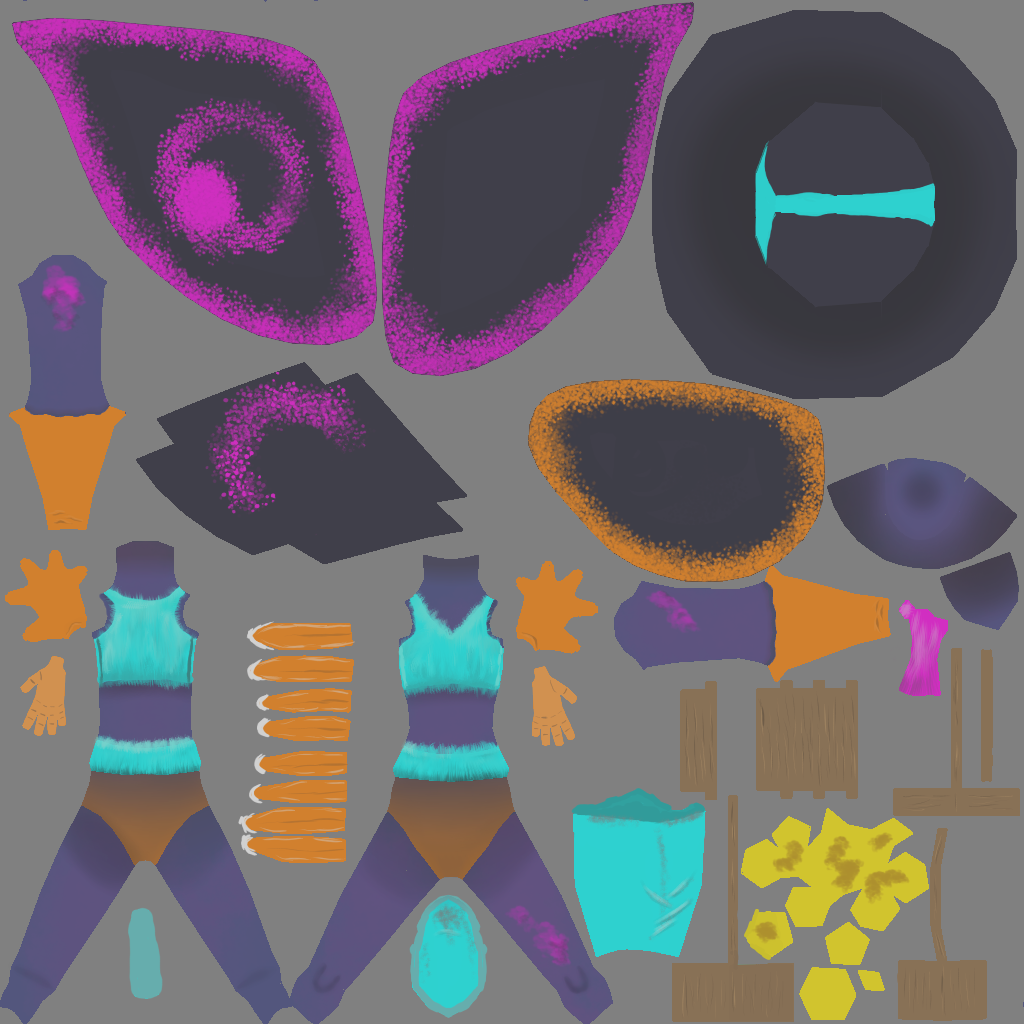
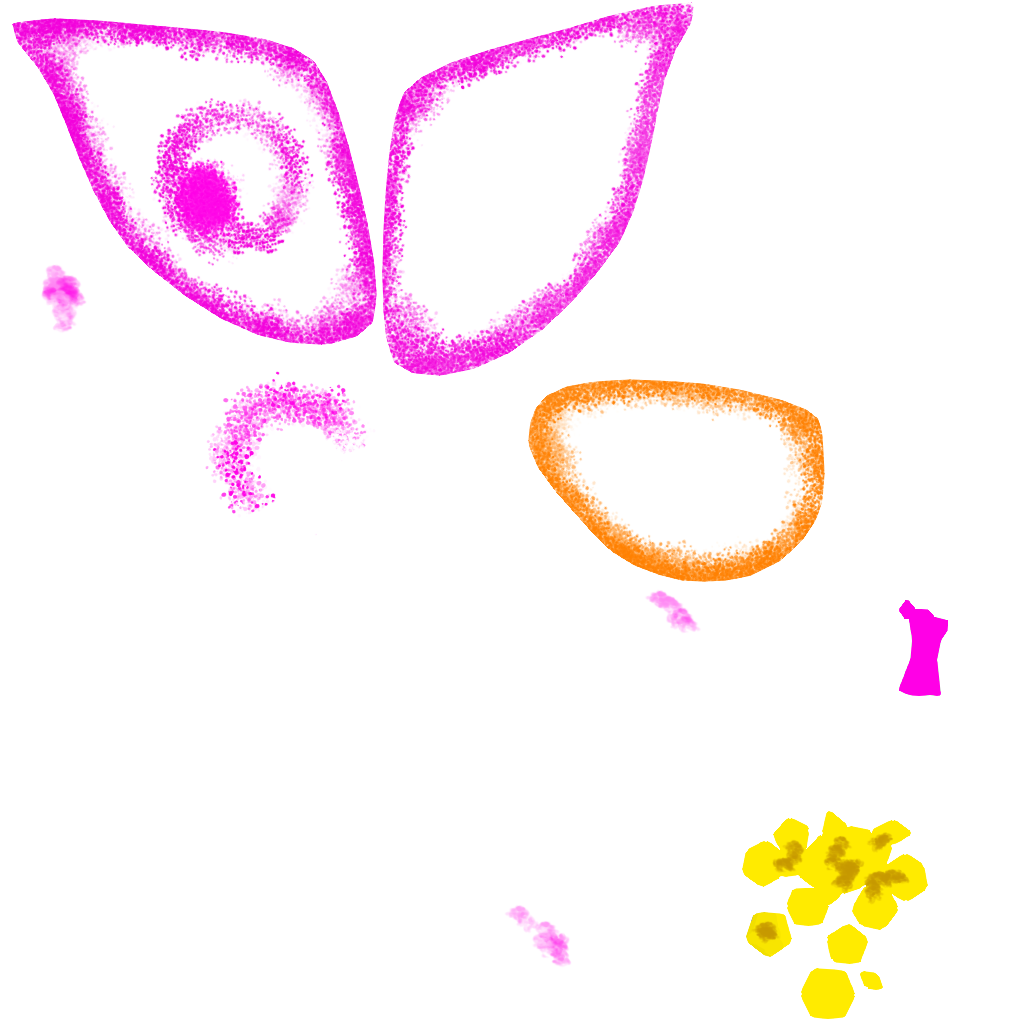
Revision of a layered 1024 × 1024 image; what changed, layer by layer:
removed layer "Roughness" (was 36%) over [0, 0, 1024, 1024]
added group "Emissive" with 5 layers above "Roughness" over [0, 0, 960, 1024]
added layer "MoxelAtlas.png" (1st of 3, in "Emissive") in group "Emissive" over [896, 576, 960, 704]
added layer "Detalhes" (1st of 4, in "Emissive") in group "Emissive" over [0, 192, 704, 1024]
added layer "AsaMoxel" (1st of 2, in "Emissive") in group "Emissive" over [0, 0, 832, 640]
added layer "Detalhes" (2nd of 4, in "Emissive") in group "Emissive" over [704, 768, 960, 1024]
added layer "MoxelAtlas.png" (2nd of 3, in "Emissive") in group "Emissive" over [704, 768, 960, 1024]
hid group "Cores" (11 layers) over [0, 0, 1024, 1024]
painted on "TopTextura" over [64, 512, 512, 768]
painted on "CintoTextura" over [64, 704, 576, 832]
painted on "SombrasRoupas" over [0, 448, 960, 960]
painted on "Sombras" over [0, 0, 1024, 1024]
painted on "AsaMoxel" (2nd of 2, in "Cores") over [0, 0, 832, 640]
painted on "Detalhes" (4th of 4, in "Cores") over [0, 0, 1024, 1024]
painted on "ManchasPele" over [0, 192, 1024, 1024]
